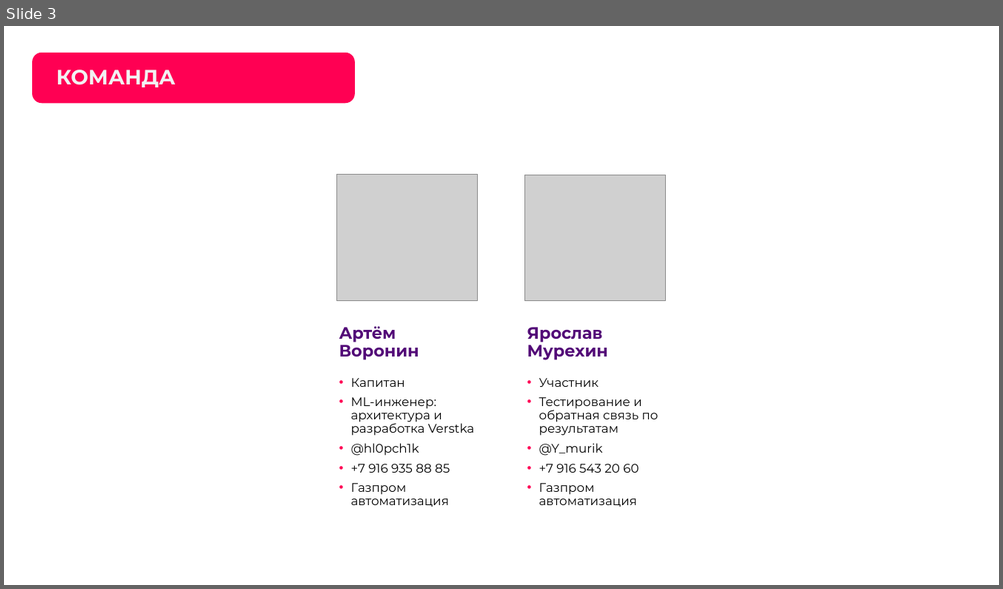
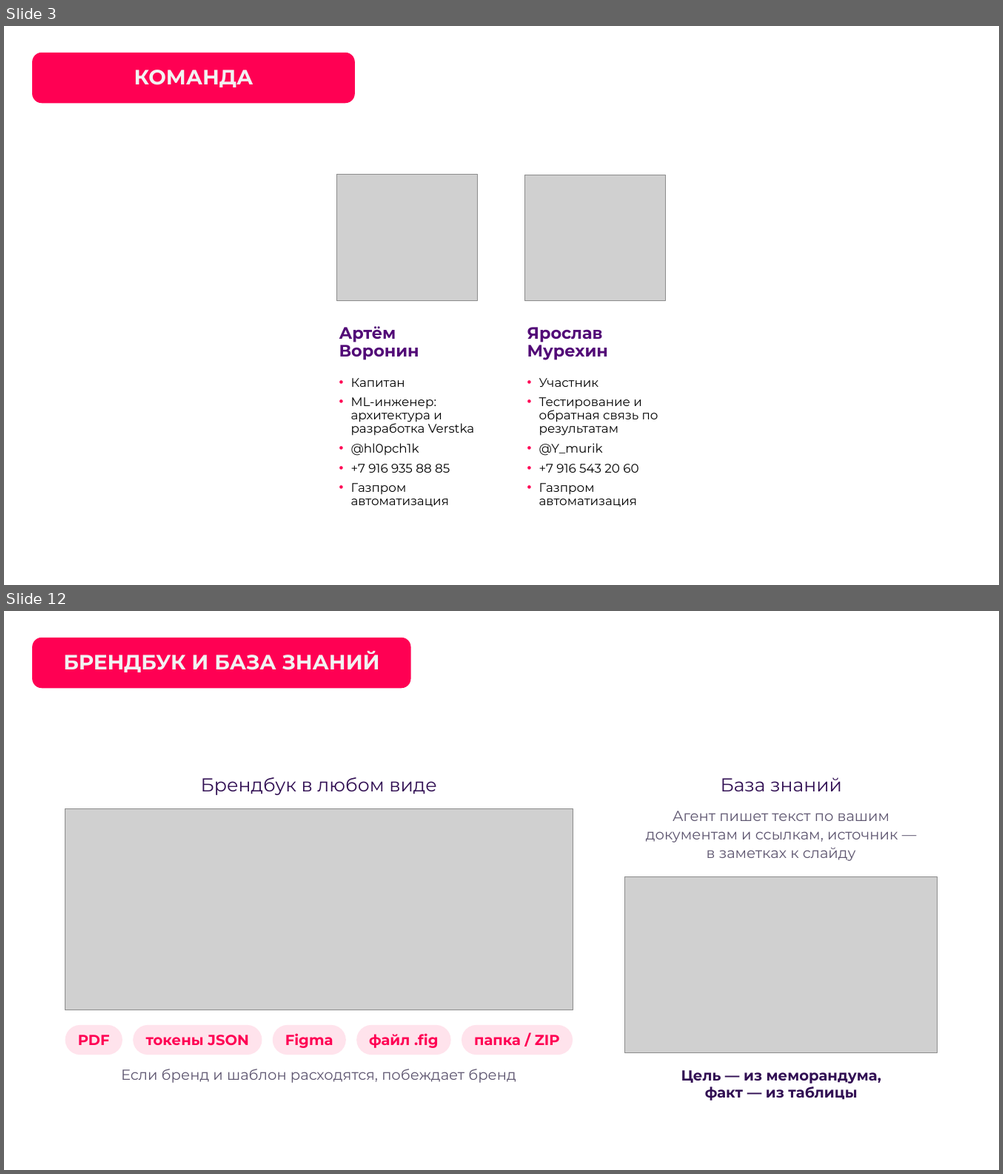
Before and after one commit to hl0pch1k/verstka, a slide deck: docs/presentation/verstka-pitch.pptx. Shown one above the other, each under a label of ours: slide 3 before the commit, slides 3 and 12 after it; the slides between them are not shown. The pictures are 1003x589 and 1003x1174 pixels, drawn with LibreOffice and Linux fonts; fonts in the diff are those of the drawing; grey boxes stand for pictures; background and template pictures are left out. Boxes give left, top, right and bottom in pixels: in the first picture for what was removed or moved away, otherwise in the second. Text is boxed around its words. In the diff, an @@ line names an element or a change of style, - is before the commit and + after.

Commit message:
Решение второй ступени по ссылкам первой: docs/presentation/verstka-pitch.pdf/.pptx — питч второй ступени (первый — verstka-pitch-stage1), examples/outputs открывается актуальными примерами

```diff
--- a/docs/presentation/verstka-pitch.pptx
+++ b/docs/presentation/verstka-pitch.pptx
@@ slide 12 added at [4,611,999,1170], background picture (left out) @@
@@ rounded rectangle added at [32,637,410,688], fill #FF0053 @@
@@ title added at [63,651,380,672], 20 pt, text #F2F2F2, bold @@
+БРЕНДБУК И БАЗА ЗНАНИЙ
@@ text added at [46,702,956,735], 24 pt, text #FFFFFF @@
+Стиль — из брендбука, факты — из ваших документов
@@ rounded rectangle added at [46,760,591,1119], fill #FFFFFF @@
@@ rounded rectangle added at [606,760,956,1119], fill #FFFFFF @@
@@ text added at [201,777,437,795], 18 pt, text #310F53 @@
+Брендбук в любом виде
@@ text added at [720,777,842,792], 18 pt, text #310F53 @@
+База знаний
@@ picture added at [65,809,572,1010] @@
@@ text added at [646,811,898,861], 14 pt, text #5E5670 @@
+Агент пишет текст по вашим документам и ссылкам, источник — в заметках к слайду
@@ picture added at [625,877,937,1054] @@
@@ rounded rectangle added at [65,1025,122,1055], fill #FFE3EC @@
@@ rounded rectangle added at [133,1025,262,1055], fill #FFE3EC @@
@@ rounded rectangle added at [273,1025,346,1055], fill #FFE3EC @@
@@ rounded rectangle added at [356,1025,450,1055], fill #FFE3EC @@
@@ rounded rectangle added at [461,1025,572,1055], fill #FFE3EC @@
@@ text added at [78,1035,110,1045], 14 pt, text #FF0053, bold @@
+PDF
@@ text added at [146,1035,249,1046], 14 pt, text #FF0053, bold @@
+токены JSON
@@ text added at [285,1034,333,1048], 14 pt, text #FF0053, bold @@
+Figma
@@ text added at [369,1034,438,1048], 14 pt, text #FF0053, bold @@
+файл .fig
@@ text added at [474,1035,560,1045], 14 pt, text #FF0053, bold @@
+папка / ZIP
@@ text added at [121,1069,516,1083], 14 pt, text #5E5670 @@
+Если бренд и шаблон расходятся, побеждает бренд
@@ text added at [681,1071,881,1101], 14 pt, text #310F53, bold @@
+Цель — из меморандума,
+факт — из таблицы
@@ page number added at [934,1129,980,1158], 12 pt, text #FFFFFF @@
+12
@@ slide 3 changed as well @@
@@ title "КОМАНДА": place and size @@
-title "КОМАНДА" at [57,70,176,87]
+title "КОМАНДА" at [134,70,253,87]
@@ title "КОМАНДА" at [134,70,253,87]: alignment left to centre; vertical alignment bottom to middle @@
```
Also in this commit, not shown: 5 other slides changed, 12 other slides added, 9 slides removed, 7 other files.
